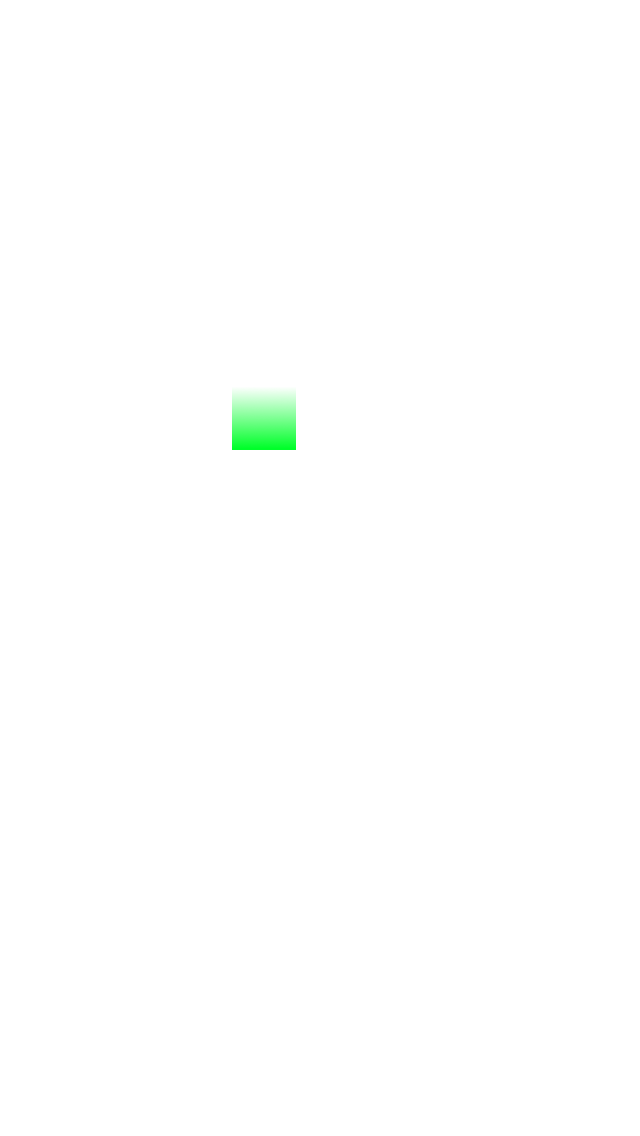
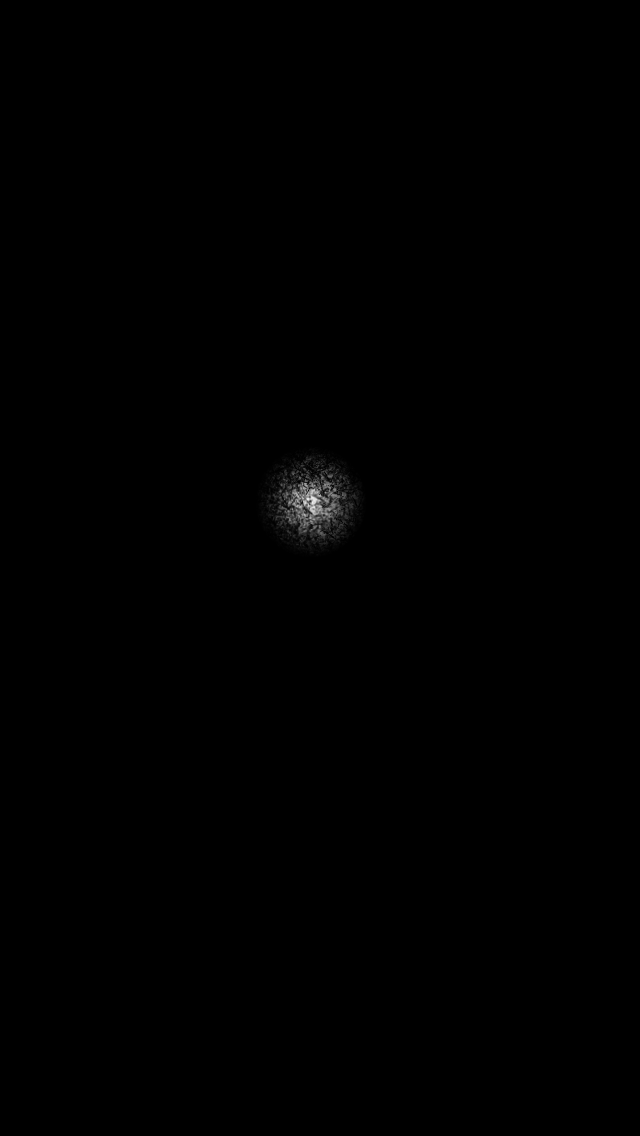
The second 640 × 1136 image is a revision of the first. Changes to its layers:
hid "レイヤー #5" over [left=232, top=387, right=296, bottom=450]
added layer "レイヤー #7" above "背景" over [left=256, top=446, right=367, bottom=557]
painted on "背景" over [left=0, top=0, right=640, bottom=1136]
